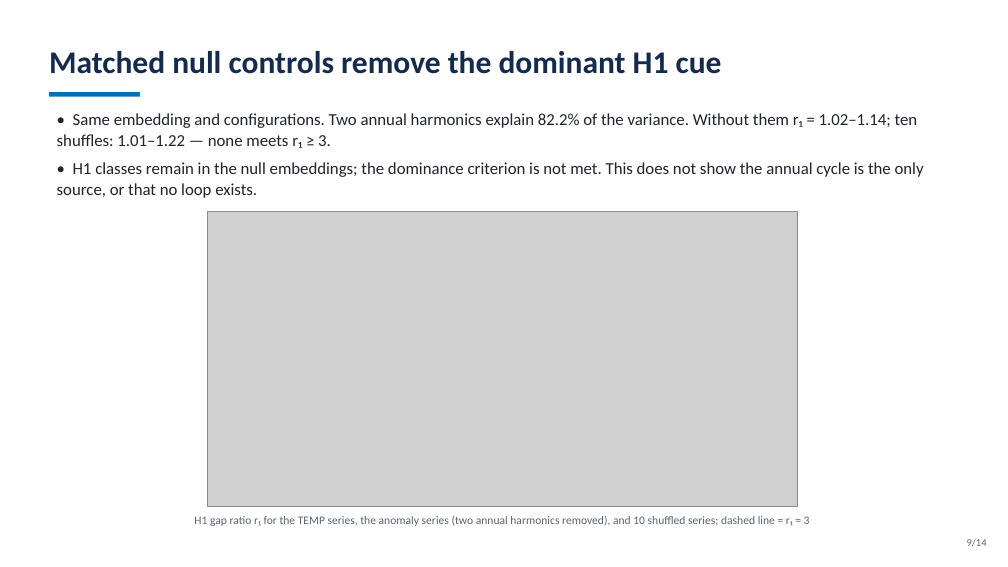
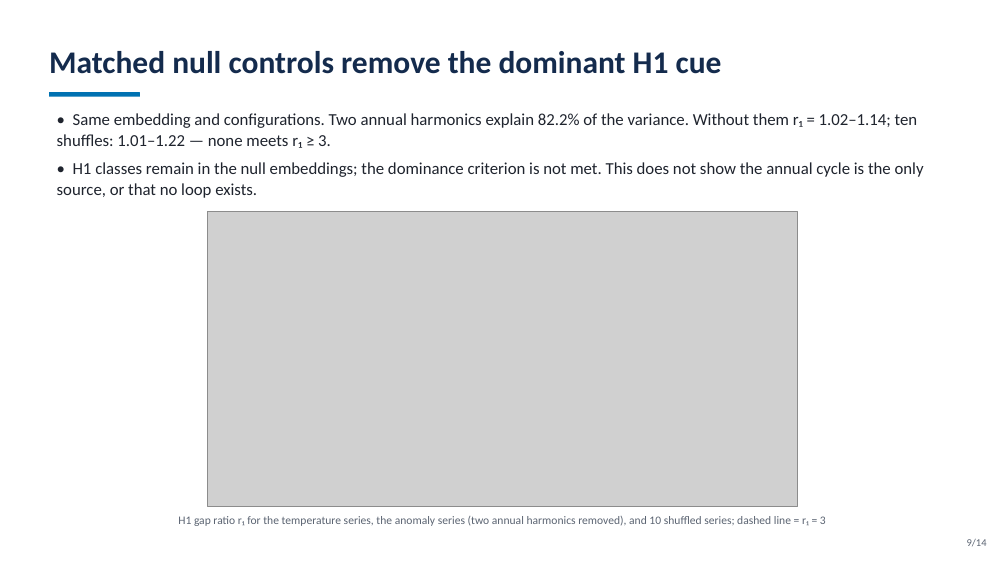
Before and after one commit to shouryasarkar713/when-can-you-trust-a-topological-visualization, a slide deck: slide 9 of submission/presentation/Final_Presentation.pptx. Drawn at 1008x567 pixels with LibreOffice and Linux fonts; fonts in the diff are those of the drawing; grey boxes stand for pictures. Boxes give left, top, right and bottom in pixels: in the first picture for what was removed or moved away, otherwise in the second. Text is boxed around its words. In the diff, an @@ line names an element or a change of style, - is before the commit and + after.

```diff
--- a/submission/presentation/Final_Presentation.pptx
+++ b/submission/presentation/Final_Presentation.pptx
@@ text at [178,516,826,526]: text changed @@
-H1 gap ratio r₁ for the TEMP series, the anomaly series (two annual harmonics removed), and 10 shuffled series; dashed line = r₁ = 3
+H1 gap ratio r₁ for the temperature series, the anomaly series (two annual harmonics removed), and 10 shuffled series; dashed line = r₁ = 3
```
Also in this commit, not shown: 3 other slides changed, 37 other files.
